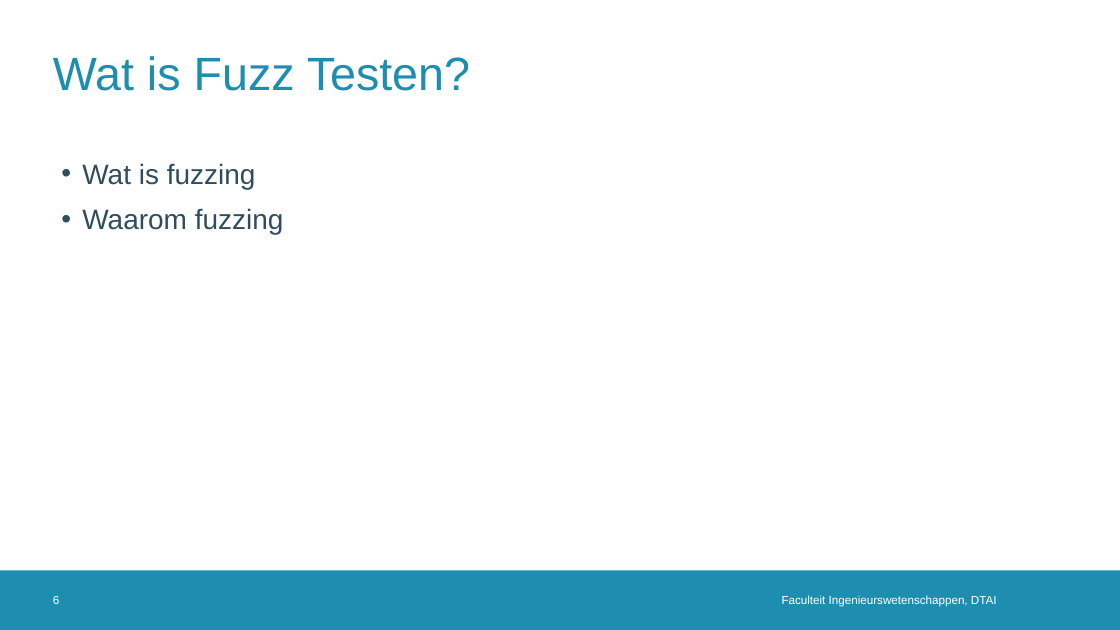
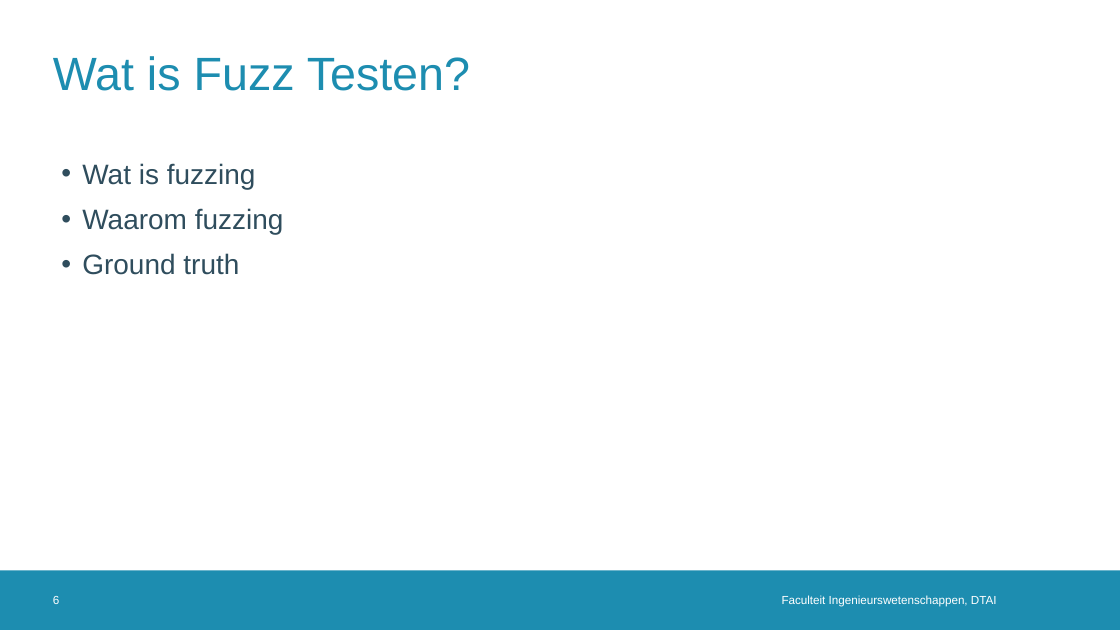
Before and after one commit to rubenkindt/Masterproef-paper-RubenKindt, a slide deck: slide 6 of Milestones/M10 defence/M10.pptx. Drawn at 1120x630 pixels with LibreOffice and Linux fonts; fonts in the diff are those of the drawing; background and template pictures are left out. Boxes give left, top, right and bottom in pixels: in the first picture for what was removed or moved away, otherwise in the second. Text is boxed around its words. In the diff, an @@ line names an element or a change of style, - is before the commit and + after.

```diff
--- a/Milestones/M10 defence/M10.pptx
+++ b/Milestones/M10 defence/M10.pptx
@@ text at bbox=[82, 253, 239, 275]: paragraph added @@
+• Ground truth
```
Also in this commit, not shown: 9 other slides changed, 1 slide added, 1 slide removed, 5 other files.
